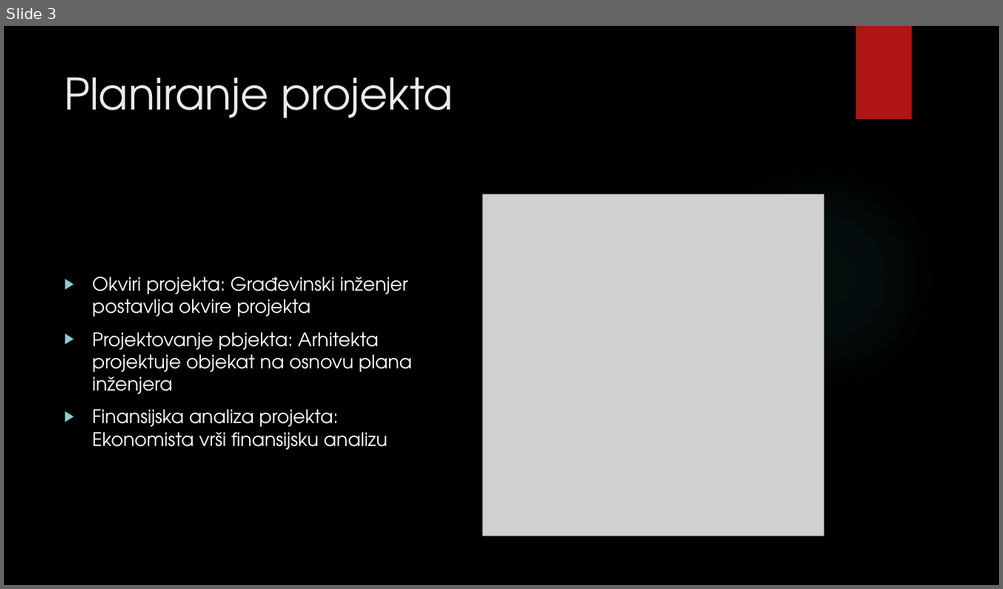
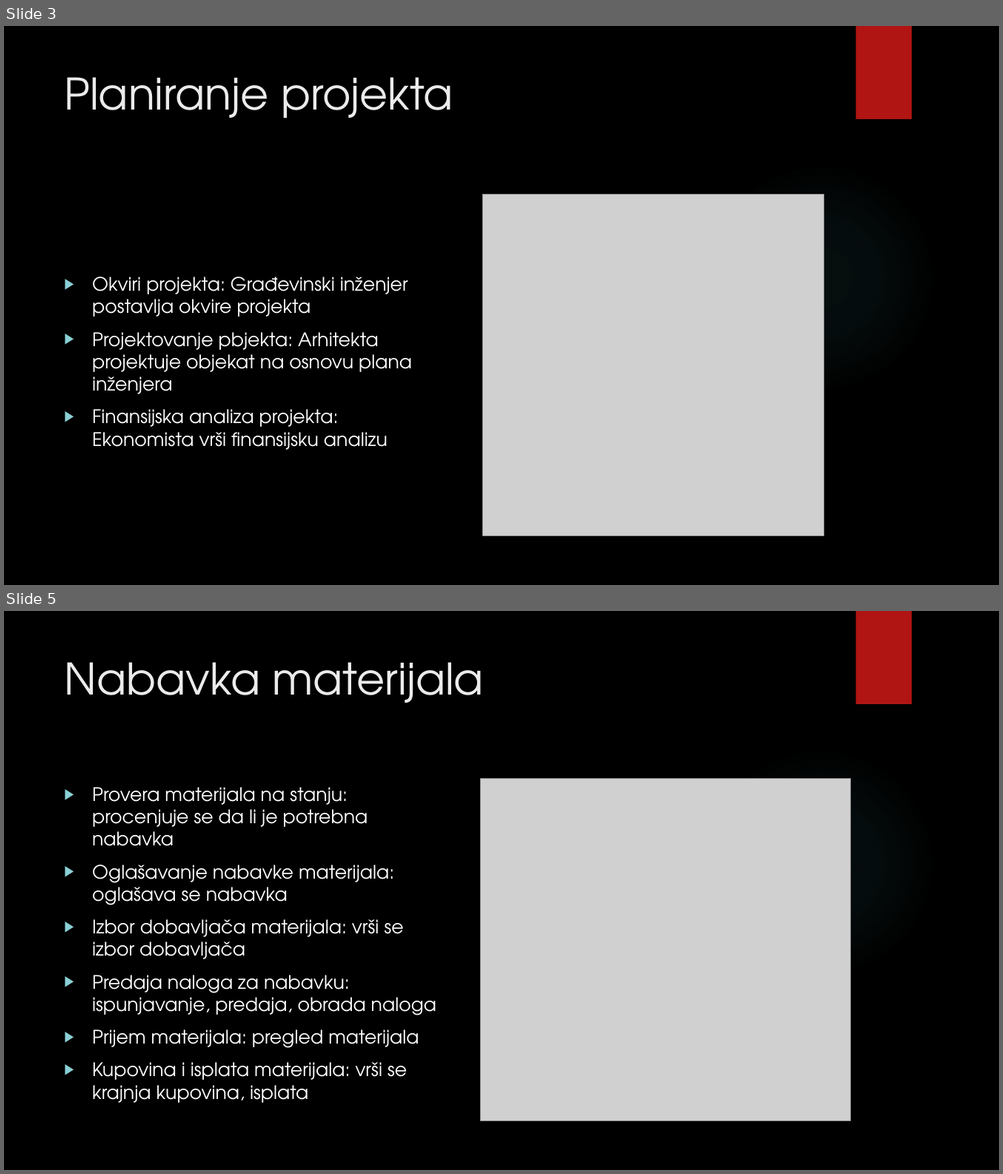
Before and after one commit to MATFPodmladak/ISGradjevinskeFirme, a slide deck: Prezentacija.pptx. Shown one above the other, each under a label of ours: slide 3 before the commit, slides 3 and 5 after it; the slides between them are not shown. The pictures are 1003x589 and 1003x1174 pixels, drawn with LibreOffice and Linux fonts; fonts in the diff are those of the drawing; grey boxes stand for pictures; background and template pictures are left out. Boxes give left, top, right and bottom in pixels: in the first picture for what was removed or moved away, otherwise in the second. Text is boxed around its words. In the diff, an @@ line names an element or a change of style, - is before the commit and + after.

```diff
--- a/Prezentacija.pptx
+++ b/Prezentacija.pptx
@@ slide 5 added at bbox=[4, 611, 999, 1170], background picture (left out); not listed: 2 template elements that a slide beside it also shows @@
@@ title added at bbox=[64, 662, 484, 703], 42 pt, text #EBEBEB @@
+Nabavka materijala
@@ text added at bbox=[92, 787, 436, 1103], 18 pt, text #FFFFFF @@
+▶ Provera materijala na stanju: procenjuje se da li je potrebna nabavka
+▶ Oglašavanje nabavke materijala: oglašava se nabavka
+▶ Izbor dobavljača materijala: vrši se izbor dobavljača
+▶ Predaja naloga za nabavku: ispunjavanje, predaja, obrada naloga
+▶ Prijem materijala: pregled materijala
+▶ Kupovina i isplata materijala: vrši se krajnja kupovina, isplata
@@ picture added at bbox=[481, 779, 851, 1122] @@
```
Also in this commit, not shown: 1 slide changed, 9 other slides added, 1 slide removed, 2 other files.
